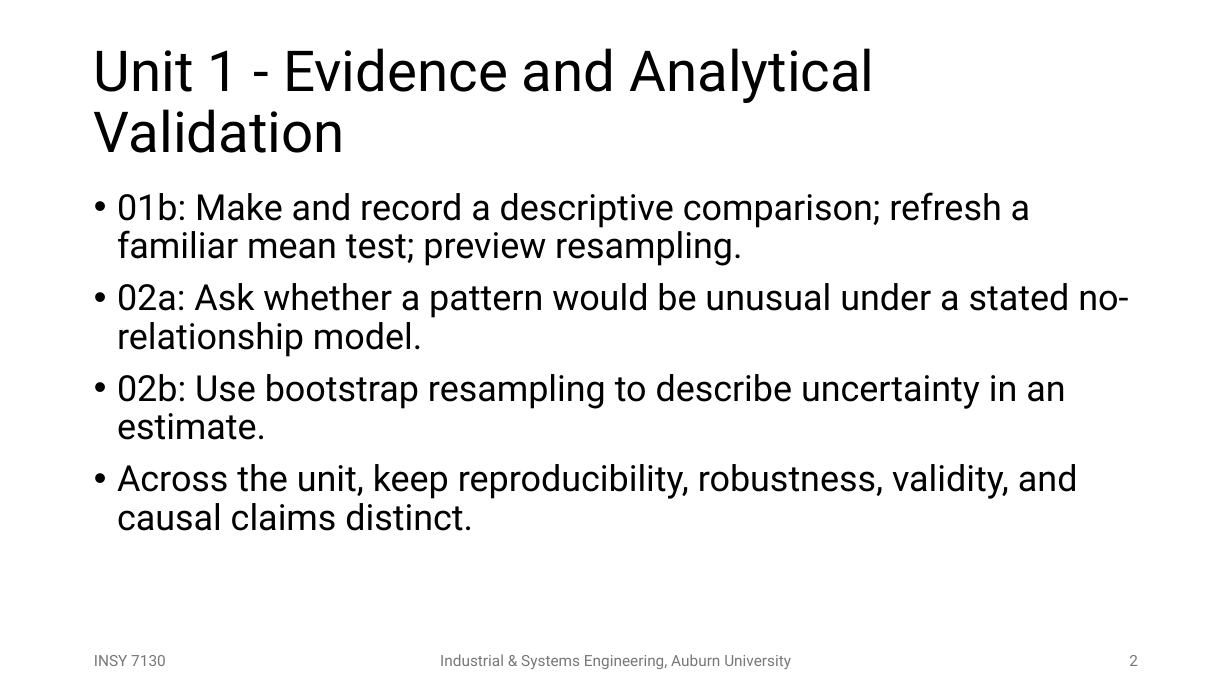
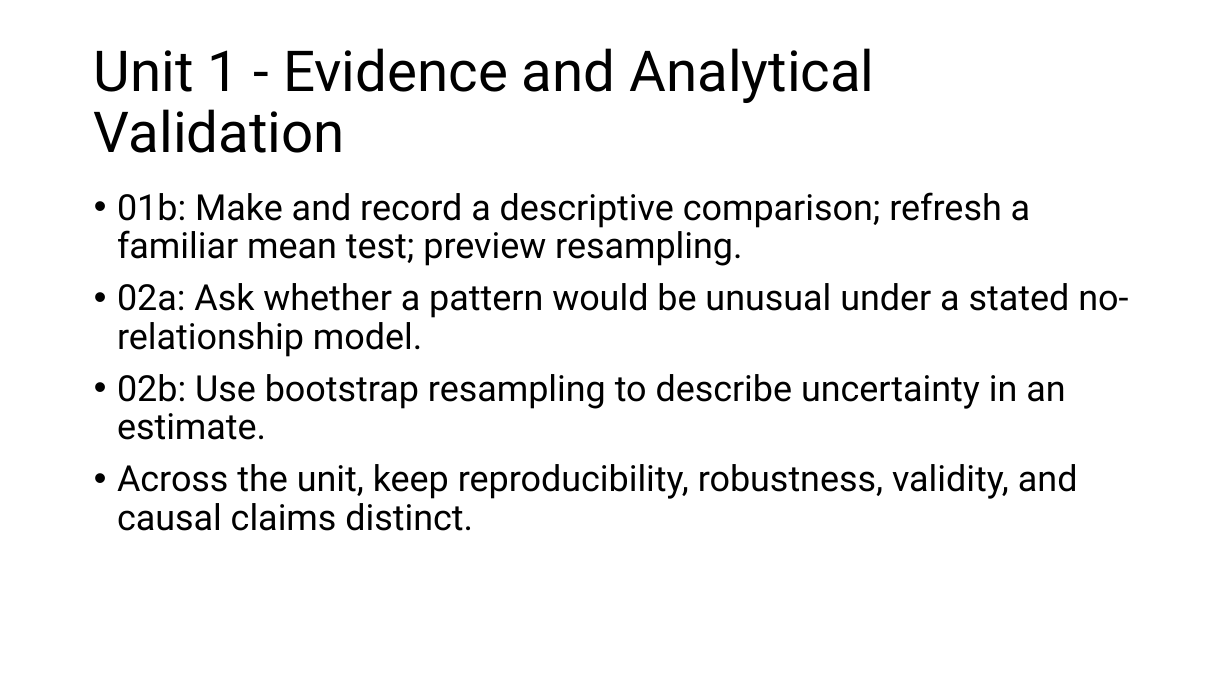
Before and after one commit to olearydj/INSY7130, a slide deck: slide 2 of lectures/01b-reproducible-discovery/01b-reproducible-discovery-slides.pptx. Drawn at 1232x693 pixels with LibreOffice and Linux fonts; fonts in the diff are those of the drawing. Boxes give left, top, right and bottom in pixels: in the first picture for what was removed or moved away, otherwise in the second. Text is boxed around its words. In the diff, an @@ line names an element or a change of style, - is before the commit and + after.

```diff
--- a/lectures/01b-reproducible-discovery/01b-reproducible-discovery-slides.pptx
+++ b/lectures/01b-reproducible-discovery/01b-reproducible-discovery-slides.pptx
@@ text removed at <box>94,655,166,666</box> @@
-INSY 7130
@@ text removed at <box>440,654,791,669</box> @@
-Industrial & Systems Engineering, Auburn University
@@ page number removed at <box>1129,655,1138,666</box> @@
-2
```
Also in this commit, not shown: 6 other slides changed, 1 other file.
